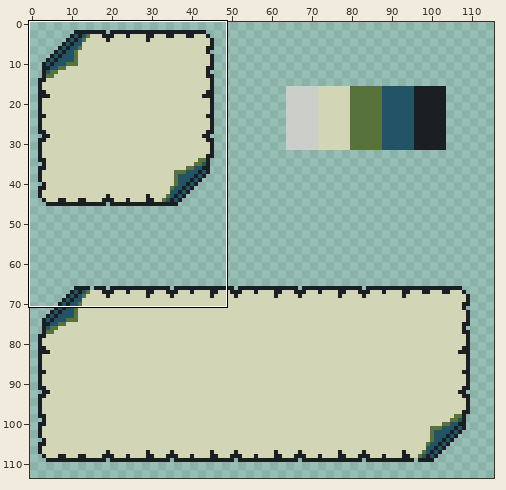
Two versions of one sprite sheet, res/img/ui16.png. Above, an overview of the earlier version with the close-up marked.
Close-up. Before:
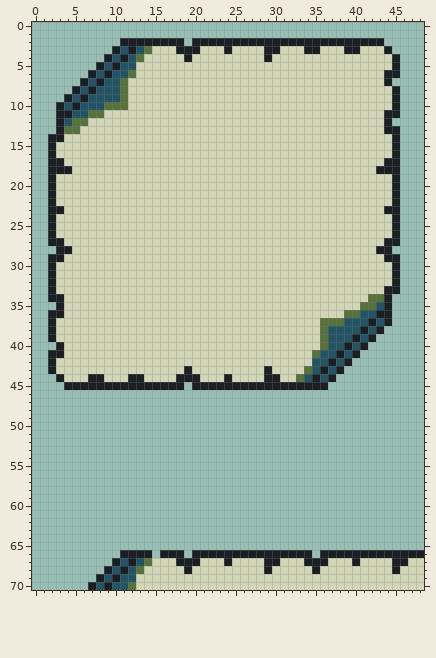
The file is 128x128 pixels. Shown: x 0..48, y 0..70. The wide view leaves out empty margins. The commit also changed other parts of the picture, which this record leaves out.
The result:
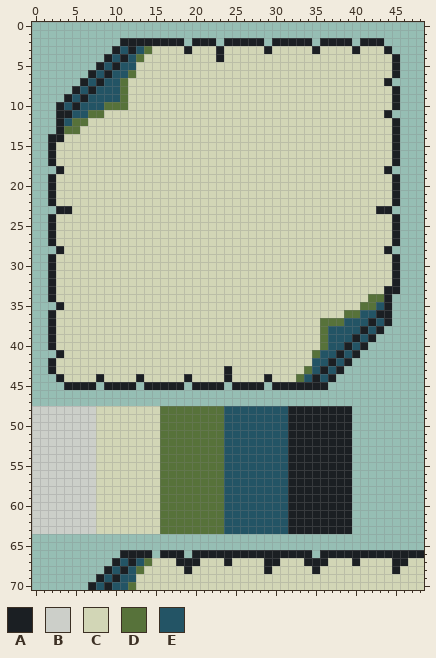
Palette (. is transparent): A #1b1f23  B #cccfc9  C #d2d6b6  D #57723a  E #235465
What changed:
Changed rows in their new state; - is an unchanged pixel.
first column x 18:
 2 -----.-----.-----.----.----
 3 C-C--AC-----C---C----C-----
 4 -C---A-----C---------------
 6 --------------------------C
first column x 44:
11 -.
12 CA
13 C-
first column x 2:
17 -C----------------------------------------C-
18 .-C--------------------------------------C-.
first column x 2:
23 .-A--------------------------------------A-.
first column x 3:
27 C----------------------------------------C
28 -C--------------------------------------C-
29 C----------------------------------------C
first column x 3:
34 C
36 C
first column x 0:
40 --AC------------------------------------
41 --.-------------------------------------
43 -------------------C----A----C----------
44 -------C----C-----C-C---------C---------
45 --------.----.----------.----.----------
48 BBBBBBBBCCCCCCCCDDDDDDDDEEEEEEEEAAAAAAAA
49 BBBBBBBBCCCCCCCCDDDDDDDDEEEEEEEEAAAAAAAA
50 BBBBBBBBCCCCCCCCDDDDDDDDEEEEEEEEAAAAAAAA
51 BBBBBBBBCCCCCCCCDDDDDDDDEEEEEEEEAAAAAAAA
52 BBBBBBBBCCCCCCCCDDDDDDDDEEEEEEEEAAAAAAAA
53 BBBBBBBBCCCCCCCCDDDDDDDDEEEEEEEEAAAAAAAA
54 BBBBBBBBCCCCCCCCDDDDDDDDEEEEEEEEAAAAAAAA
55 BBBBBBBBCCCCCCCCDDDDDDDDEEEEEEEEAAAAAAAA
56 BBBBBBBBCCCCCCCCDDDDDDDDEEEEEEEEAAAAAAAA
57 BBBBBBBBCCCCCCCCDDDDDDDDEEEEEEEEAAAAAAAA
58 BBBBBBBBCCCCCCCCDDDDDDDDEEEEEEEEAAAAAAAA
59 BBBBBBBBCCCCCCCCDDDDDDDDEEEEEEEEAAAAAAAA
60 BBBBBBBBCCCCCCCCDDDDDDDDEEEEEEEEAAAAAAAA
61 BBBBBBBBCCCCCCCCDDDDDDDDEEEEEEEEAAAAAAAA
62 BBBBBBBBCCCCCCCCDDDDDDDDEEEEEEEEAAAAAAAA
63 BBBBBBBBCCCCCCCCDDDDDDDDEEEEEEEEAAAAAAAA
Boxes around the changes in both close-ups, in picture pixels (x1, y1, x2, y2):
changed: (176, 38, 320, 62)
changed: (344, 38, 400, 214)
changed: (48, 158, 72, 214)
changed: (56, 238, 72, 262)
changed: (376, 238, 392, 262)
changed: (32, 294, 352, 534)
